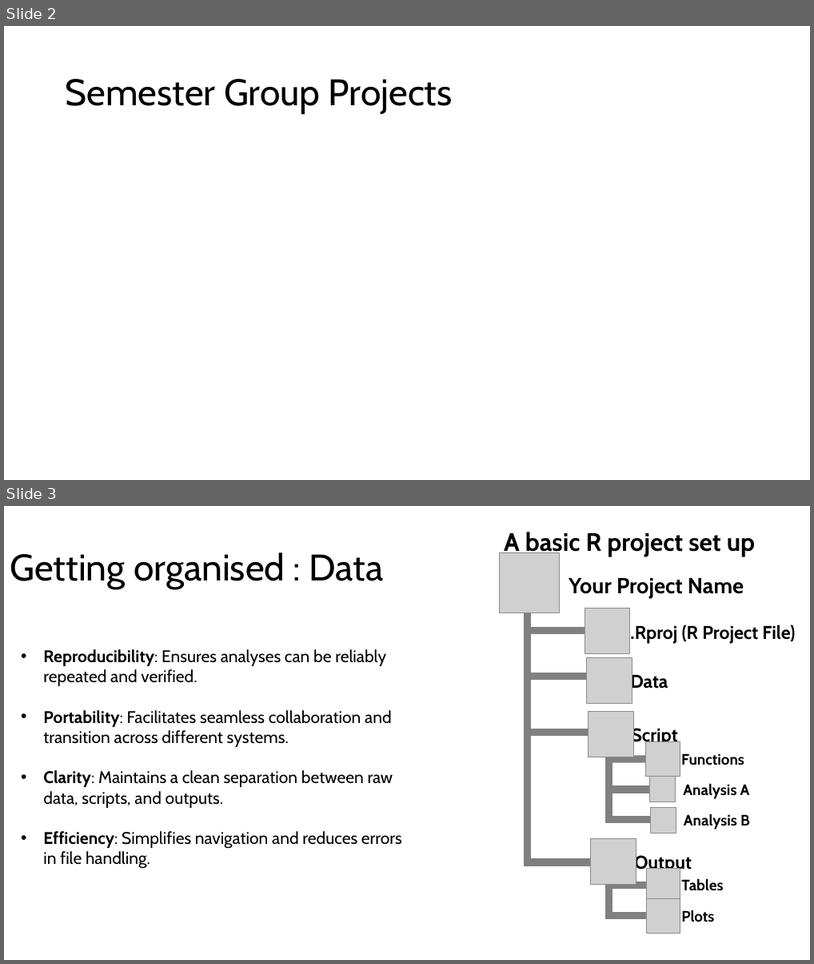
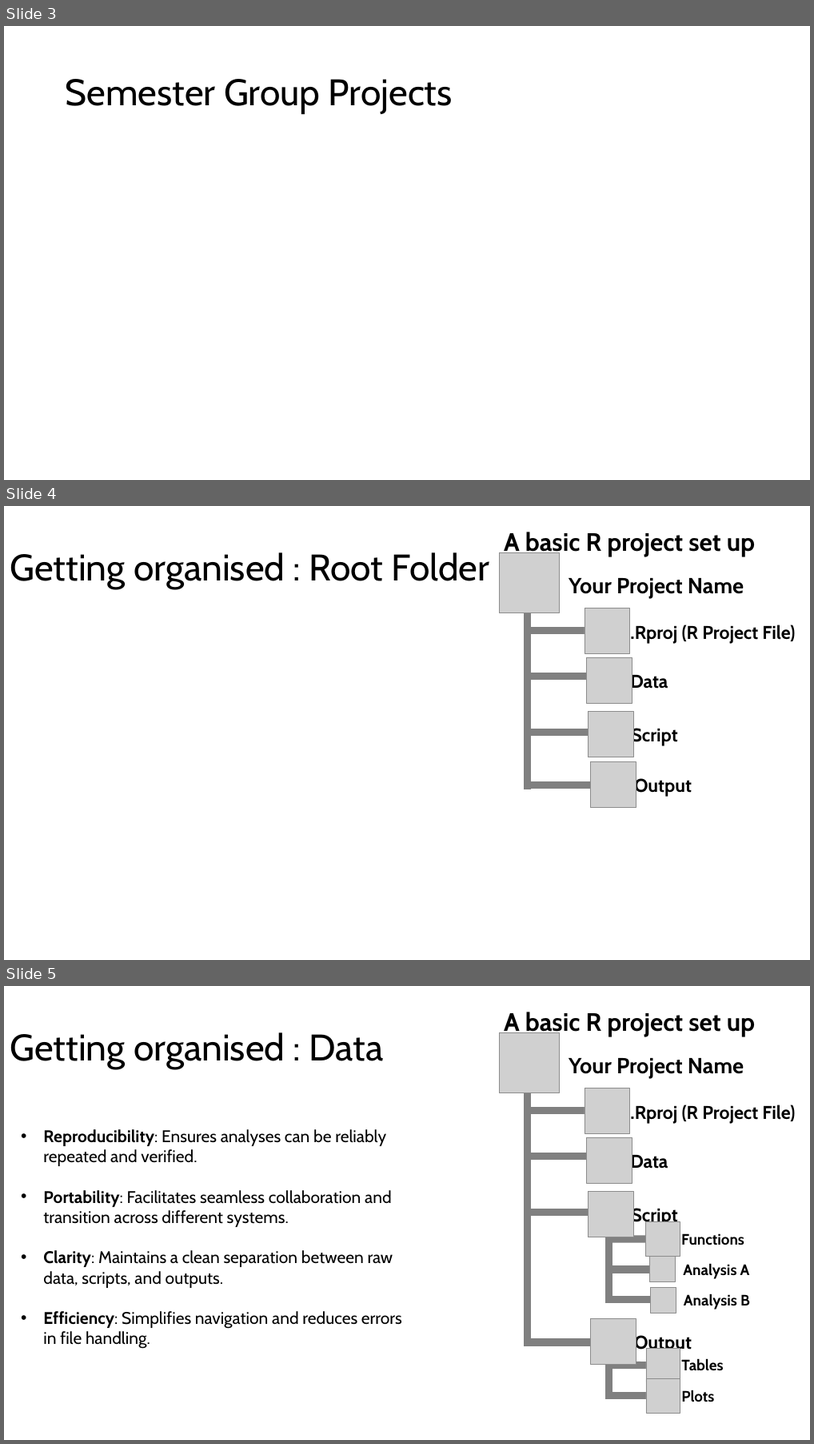
Before and after one commit to kris-wild/BIOL90041, a slide deck: Week_2/Workshop/Workshop_1.pptx. Shown one above the other, each under a label of ours: slides 2 and 3 before the commit, slides 3, 4 and 5 after it. The pictures are 814x964 and 814x1444 pixels, drawn with LibreOffice and Linux fonts; fonts in the diff are those of the drawing; grey boxes stand for pictures. Boxes give left, top, right and bottom in pixels: in the first picture for what was removed or moved away, otherwise in the second. Text is boxed around its words. In the diff, an @@ line names an element or a change of style, - is before the commit and + after.

```diff
--- a/Week_2/Workshop/Workshop_1.pptx
+++ b/Week_2/Workshop/Workshop_1.pptx
@@ slide 4 added at (4,506,810,960), background #FFFFFF @@
@@ text added at (10,552,490,589), 44 pt, text #000000 @@
+Getting organised : Root Folder
@@ picture added at (499,552,560,613) @@
@@ text added at (504,532,755,556), 30 pt, text #000000, bold @@
+A basic R project set up
@@ line added from (527, 599) to (527, 789), #808080 8.75 pt @@
@@ text added at (569,578,744,598), 26 pt, text #000000, bold @@
+Your Project Name
@@ picture added at (585,608,630,654) @@
@@ text added at (630,624,795,644), 22 pt, text #000000, bold @@
+.Rproj (R Project File)
@@ line added from (597, 631) to (524, 631), #808080 8.75 pt @@
@@ picture added at (587,658,633,704) @@
@@ text added at (630,672,668,692), 22 pt, text #000000, bold @@
+Data
@@ line added from (597, 676) to (524, 676), #808080 8.75 pt @@
@@ picture added at (588,712,634,757) @@
@@ line added from (597, 732) to (524, 732), #808080 8.75 pt @@
@@ text added at (632,725,678,746), 22 pt, text #000000, bold @@
+Script
@@ picture added at (591,762,636,808) @@
@@ line added from (597, 785) to (524, 785), #808080 8.75 pt @@
@@ text added at (634,776,692,796), 22 pt, text #000000, bold @@
+Output
@@ what was slide 2 is now slide 3 @@
@@ what was slide 3 is now slide 5 @@
```
Also in this commit, not shown: 2 slides changed, 1 other slide added, 1 slide removed, 17 other files.
